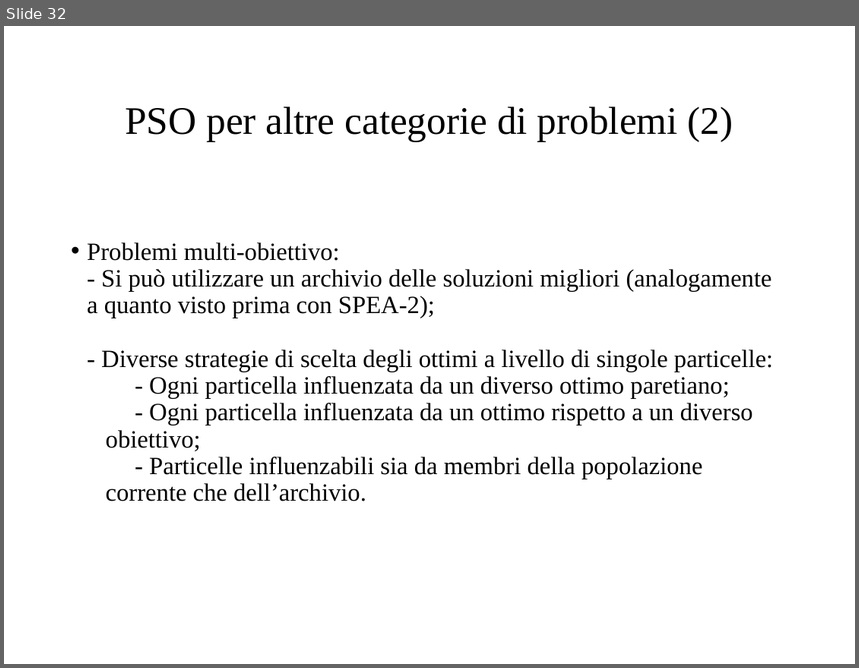
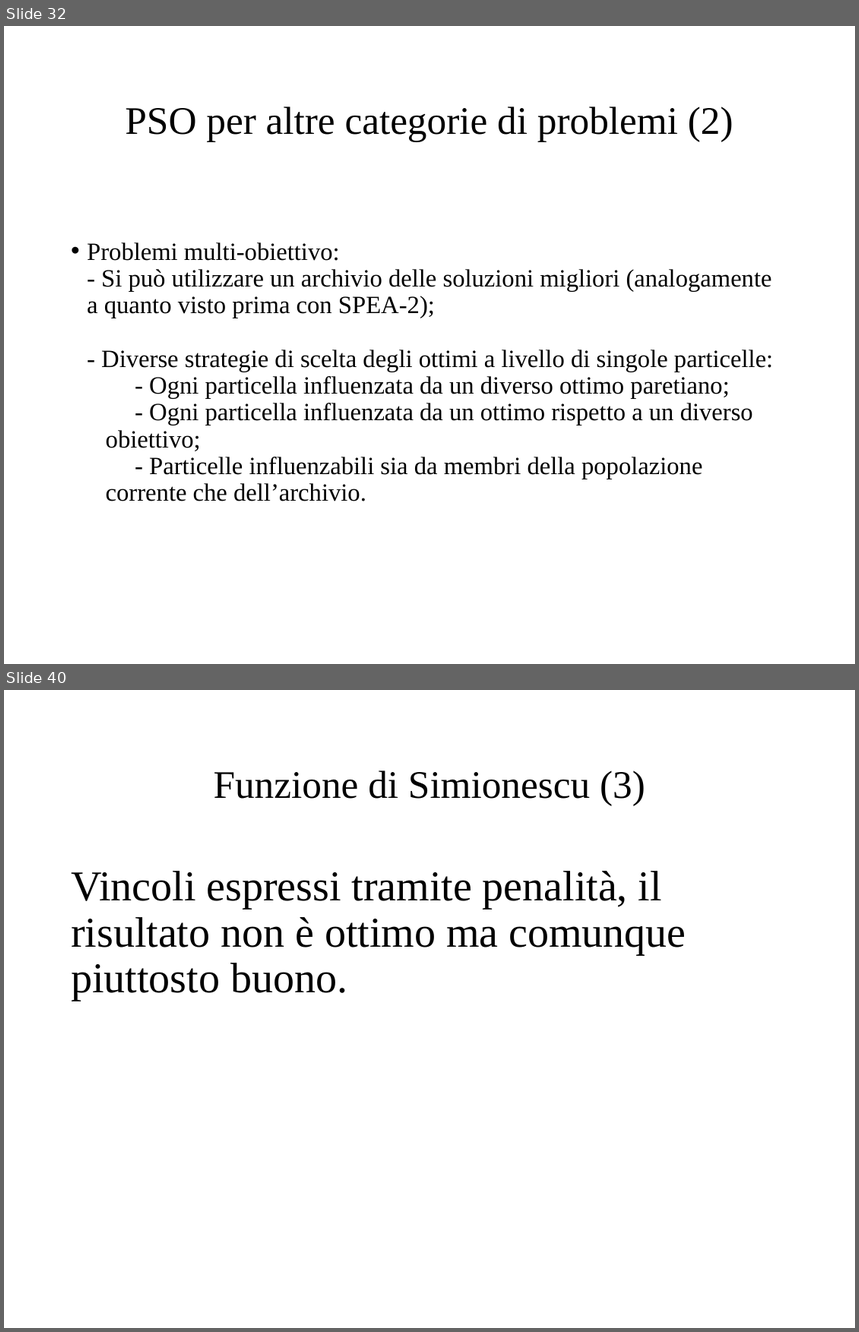
Before and after one commit to micferr/OptimizationProject, a slide deck: Presentation/Presentazione.pptx. Shown one above the other, each under a label of ours: slide 32 before the commit, slides 32 and 40 after it; the slides between them are not shown. The pictures are 859x668 and 859x1332 pixels, drawn with LibreOffice and Linux fonts; fonts in the diff are those of the drawing. Boxes give left, top, right and bottom in pixels: in the first picture for what was removed or moved away, otherwise in the second. Text is boxed around its words. In the diff, an @@ line names an element or a change of style, - is before the commit and + after.

```diff
--- a/Presentation/Presentazione.pptx
+++ b/Presentation/Presentazione.pptx
@@ slide 40 added at <box>4,690,855,1328</box>, background #FFFFFF @@
@@ title added at <box>214,771,645,806</box>, 33 pt, text #000000 @@
+Funzione di Simionescu (3)
@@ text added at <box>71,871,686,1001</box>, 36 pt, text #000000 @@
+Vincoli espressi tramite penalità, il risultato non è ottimo ma comunque piuttosto buono.
```
Also in this commit, not shown: 1 slide changed, 8 other slides added, 1 slide removed.
